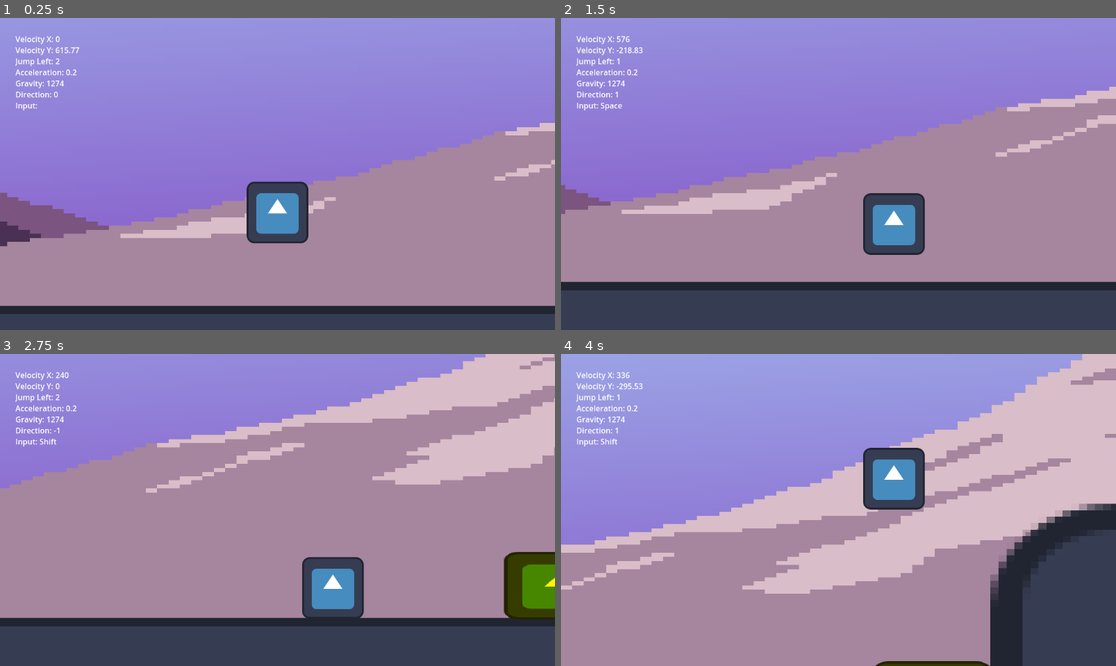
Above: before the commit, frames 1-4 (two rows, left to right).
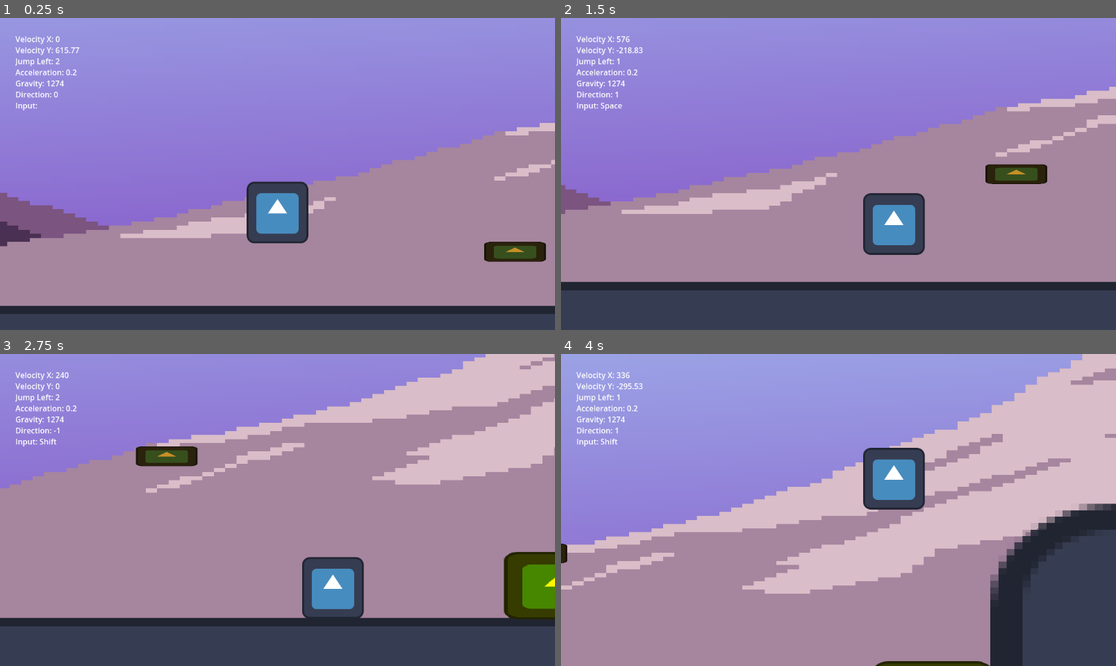
Above: after the commit, the same moments.

Repository: NxKuma/ISCS_Platformer
Game: Godot game, scene res://Scene/Main.tscn
Same seed, same stepped clock (60 frames per second), same inputs: the game is played once before the commit and once after it. The engine's default icon, where the game draws it, is replaced by a stand-in: a white triangle on a blue panel in a dark square.
Inputs:
- Up to frame 1 (0.25 s): no input
- Up to frame 2 (1.5 s): hold Shift (Run) 0.53-1.28 s; hold D (Right) from 0.53 s (still down); tap Space (Space) at 1.35 s
- Up to frame 3 (2.75 s): release D (Right) at 2.03 s; hold A (Left) from 2.03 s (still down); hold Shift (Run) from 2.03 s (still down)
- Up to frame 4 (4 s): release A (Left) at 2.78 s; release Shift (Run) at 2.78 s; hold D (Right) from 2.78 s (still down); tap Space (Space) at 2.85 s; hold Shift (Run) from 3.53 s (still down)

The runs differ from the first frame. In frame 1, 0.7% of the frame differs, in the area x 87-99%, y 71-79%; in frame 2, 0.7%; in frame 3, 0.7%, in the area x 24-36%, y 29-37%; in frame 4, less than 0.1%.

Commit message:
Moving Platforms Scene Added
instantiateable and customizable platform shapes

Diff:
--- a/Scene/Main.tscn
+++ b/Scene/Main.tscn
@@ -1,14 +1,54 @@
-[gd_scene load_steps=7 format=3 uid="uid://8ant17f7e4a3"]
+[gd_scene load_steps=11 format=3 uid="uid://8ant17f7e4a3"]
 
 [ext_resource type="Texture2D" uid="uid://5oontj5cffwx" path="res://icon.svg" id="1_fdxyj"]
 [ext_resource type="Texture2D" uid="uid://c6odb5jbbt4sp" path="res://Art/Sample Pic.png" id="1_tjqjc"]
 [ext_resource type="PackedScene" uid="uid://clrutr0or0pac" path="res://Scene/Character.tscn" id="1_vs660"]
 [ext_resource type="PackedScene" uid="uid://bwuvwpnvlh852" path="res://Scene/debug_layer.tscn" id="1_xi5u4"]
+[ext_resource type="PackedScene" uid="uid://ct75a7w4ehylb" path="res://Scene/MovingPlatform.tscn" id="5_l62ef"]
 
 [sub_resource type="RectangleShape2D" id="RectangleShape2D_brri7"]
 size = Vector2(113.691, 221.962)
 
 [sub_resource type="WorldBoundaryShape2D" id="WorldBoundaryShape2D_mkhhk"]
+
+[sub_resource type="Animation" id="Animation_ni6rf"]
+resource_name = "PlatformPath"
+length = 10.0
+loop_mode = 1
+step = 0.0
+tracks/0/type = "value"
+tracks/0/imported = false
+tracks/0/enabled = true
+tracks/0/path = NodePath(".:position")
+tracks/0/interp = 1
+tracks/0/loop_wrap = true
+tracks/0/keys = {
+"times": PackedFloat32Array(0, 3, 5, 8, 10),
+"transitions": PackedFloat32Array(1, 1, 1, 1, 1),
+"update": 0,
+"values": [Vector2(1088, 437), Vector2(1088, 169), Vector2(1088, 169), Vector2(1088, 437), Vector2(1088, 437)]
+}
+
+[sub_resource type="Animation" id="Animation_tdok4"]
+length = 0.001
+tracks/0/type = "value"
+tracks/0/imported = false
+tracks/0/enabled = true
+tracks/0/path = NodePath(".:position")
+tracks/0/interp = 1
+tracks/0/loop_wrap = true
+tracks/0/keys = {
+"times": PackedFloat32Array(0),
+"transitions": PackedFloat32Array(1),
+"update": 0,
+"values": [Vector2(1088, 437)]
+}
+
+[sub_resource type="AnimationLibrary" id="AnimationLibrary_jwsmg"]
+_data = {
+"PlatformPath": SubResource("Animation_ni6rf"),
+"RESET": SubResource("Animation_tdok4")
+}
 
 [node name="Main" type="Node2D"]
 
@@ -86,3 +126,15 @@
 
 [node name="Player" parent="." instance=ExtResource("1_vs660")]
 position = Vector2(595, 256)
+
+[node name="MovingPlatform" parent="." instance=ExtResource("5_l62ef")]
+position = Vector2(1088, 437)
+metadata/_edit_group_ = true
+
+[node name="AnimationPlayer" parent="MovingPlatform" index="2"]
+libraries = {
+"": SubResource("AnimationLibrary_jwsmg")
+}
+autoplay = "PlatformPath"
+
+[editable path="MovingPlatform"]
--- /dev/null
+++ b/Scene/MovingPlatform.tscn
@@ -0,0 +1,17 @@
+[gd_scene load_steps=2 format=3 uid="uid://ct75a7w4ehylb"]
+
+[ext_resource type="Texture2D" uid="uid://5oontj5cffwx" path="res://icon.svg" id="1_lxsj4"]
+
+[node name="MovingPlatform" type="AnimatableBody2D"]
+
+[node name="CollisionPolygon2D" type="CollisionPolygon2D" parent="."]
+modulate = Color(0.243137, 0.25098, 0.121569, 1)
+polygon = PackedVector2Array(-52, -21, 52, -21, 64, -17, 64, 17, 56, 20, -56, 20, -64, 17, -64, -17)
+
+[node name="Sprite2D" type="Sprite2D" parent="."]
+modulate = Color(0.781127, 0.560674, 0.153251, 1)
+position = Vector2(0, 3.8147e-06)
+scale = Vector2(1, 0.320313)
+texture = ExtResource("1_lxsj4")
+
+[node name="AnimationPlayer" type="AnimationPlayer" parent="."]
--- a/project.godot
+++ b/project.godot
@@ -12,75 +12,75 @@
 
 config/name="Harold Platformer"
 run/main_scene="res://Scene/Main.tscn"
-config/features=PackedStringArray("4.2", "GL Compatibility")
+config/features=PackedStringArray("4.3", "GL Compatibility")
 config/icon="res://icon.svg"
 
 [input]
 
 ui_left={
 "deadzone": 0.5,
-"events": [Object(InputEventKey,"resource_local_to_scene":fa …(174 unchanged characters)… l_keycode":0,"key_label":0,"unicode":0,"echo":false,"script":null)
+"events": [Object(InputEventKey,"resource_local_to_scene":fa …(174 unchanged characters)… l_keycode":0,"key_label":0,"unicode":0,"location":0,"echo":false,"script":null)
 , Object(InputEventJoypadButton,"resource_local_to_scene":false,"resource_name":"","device":0,"button_index":13,"pressure":0.0,"pressed":false,"script":null)
 , Object(InputEventJoypadMotion,"resource_local_to_scene":false,"resource_name":"","device":0,"axis":0,"axis_value":-1.0,"script":null)
-, Object(InputEventKey,"resource_local_to_scene":false,"reso …(162 unchanged characters)… keycode":65,"key_label":0,"unicode":97,"echo":false,"script":null)
+, Object(InputEventKey,"resource_local_to_scene":false,"reso …(162 unchanged characters)… keycode":65,"key_label":0,"unicode":97,"location":0,"echo":false,"script":null)
 ]
 }
 ui_right={
 "deadzone": 0.5,
-"events": [Object(InputEventKey,"resource_local_to_scene":fa …(174 unchanged characters)… l_keycode":0,"key_label":0,"unicode":0,"echo":false,"script":null)
+"events": [Object(InputEventKey,"resource_local_to_scene":fa …(174 unchanged characters)… l_keycode":0,"key_label":0,"unicode":0,"location":0,"echo":false,"script":null)
 , Object(InputEventJoypadButton,"resource_local_to_scene":false,"resource_name":"","device":0,"button_index":14,"pressure":0.0,"pressed":false,"script":null)
 , Object(InputEventJoypadMotion,"resource_local_to_scene":false,"resource_name":"","device":0,"axis":0,"axis_value":1.0,"script":null)
-, Object(InputEventKey,"resource_local_to_scene":false,"reso …(163 unchanged characters)… eycode":68,"key_label":0,"unicode":100,"echo":false,"script":null)
+, Object(InputEventKey,"resource_local_to_scene":false,"reso …(163 unchanged characters)… eycode":68,"key_label":0,"unicode":100,"location":0,"echo":false,"script":null)
 ]
 }
 ui_up={
 "deadzone": 0.5,
-"events": [Object(InputEventKey,"resource_local_to_scene":fa …(174 unchanged characters)… l_keycode":0,"key_label":0,"unicode":0,"echo":false,"script":null)
+"events": [Object(InputEventKey,"resource_local_to_scene":fa …(174 unchanged characters)… l_keycode":0,"key_label":0,"unicode":0,"location":0,"echo":false,"script":null)
 , Object(InputEventJoypadButton,"resource_local_to_scene":false,"resource_name":"","device":0,"button_index":11,"pressure":0.0,"pressed":false,"script":null)
 , Object(InputEventJoypadMotion,"resource_local_to_scene":false,"resource_name":"","device":0,"axis":1,"axis_value":-1.0,"script":null)
-, Object(InputEventKey,"resource_local_to_scene":false,"reso …(163 unchanged characters)… eycode":87,"key_label":0,"unicode":119,"echo":false,"script":null)
+, Object(InputEventKey,"resource_local_to_scene":false,"reso …(163 unchanged characters)… eycode":87,"key_label":0,"unicode":119,"location":0,"echo":false,"script":null)
 ]
 }
 ui_down={
 "deadzone": 0.5,
-"events": [Object(InputEventKey,"resource_local_to_scene":fa …(174 unchanged characters)… l_keycode":0,"key_label":0,"unicode":0,"echo":false,"script":null)
+"events": [Object(InputEventKey,"resource_local_to_scene":fa …(174 unchanged characters)… l_keycode":0,"key_label":0,"unicode":0,"location":0,"echo":false,"script":null)
 , Object(InputEventJoypadButton,"resource_local_to_scene":false,"resource_name":"","device":0,"button_index":12,"pressure":0.0,"pressed":false,"script":null)
 , Object(InputEventJoypadMotion,"resource_local_to_scene":false,"resource_name":"","device":0,"axis":1,"axis_value":1.0,"script":null)
-, Object(InputEventKey,"resource_local_to_scene":false,"reso …(163 unchanged characters)… eycode":83,"key_label":0,"unicode":115,"echo":false,"script":null)
+, Object(InputEventKey,"resource_local_to_scene":false,"reso …(163 unchanged characters)… eycode":83,"key_label":0,"unicode":115,"location":0,"echo":false,"script":null)
 ]
 }
 Left={
 "deadzone": 0.5,
-"events": [Object(InputEventKey,"resource_local_to_scene":fa …(171 unchanged characters)… keycode":65,"key_label":0,"unicode":97,"echo":false,"script":null)
-, Object(InputEventKey,"resource_local_to_scene":false,"reso …(166 unchanged characters)… ode":4194319,"key_label":0,"unicode":0,"echo":false,"script":null)
+"events": [Object(InputEventKey,"resource_local_to_scene":fa …(171 unchanged characters)… keycode":65,"key_label":0,"unicode":97,"location":0,"echo":false,"script":null)
+, Object(InputEventKey,"resource_local_to_scene":false,"reso …(166 unchanged characters)… ode":4194319,"key_label":0,"unicode":0,"location":0,"echo":false,"script":null)
 ]
 }
 Right={
 "deadzone": 0.5,
-"events": [Object(InputEventKey,"resource_local_to_scene":fa …(172 unchanged characters)… eycode":68,"key_label":0,"unicode":100,"echo":false,"script":null)
-, Object(InputEventKey,"resource_local_to_scene":false,"reso …(166 unchanged characters)… ode":4194321,"key_label":0,"unicode":0,"echo":false,"script":null)
+"events": [Object(InputEventKey,"resource_local_to_scene":fa …(172 unchanged characters)… eycode":68,"key_label":0,"unicode":100,"location":0,"echo":false,"script":null)
+, Object(InputEventKey,"resource_local_to_scene":false,"reso …(166 unchanged characters)… ode":4194321,"key_label":0,"unicode":0,"location":0,"echo":false,"script":null)
 ]
 }
 Up={
 "deadzone": 0.5,
-"events": [Object(InputEventKey,"resource_local_to_scene":fa …(172 unchanged characters)… eycode":87,"key_label":0,"unicode":119,"echo":false,"script":null)
-, Object(InputEventKey,"resource_local_to_scene":false,"reso …(166 unchanged characters)… ode":4194320,"key_label":0,"unicode":0,"echo":false,"script":null)
+"events": [Object(InputEventKey,"resource_local_to_scene":fa …(172 unchanged characters)… eycode":87,"key_label":0,"unicode":119,"location":0,"echo":false,"script":null)
+, Object(InputEventKey,"resource_local_to_scene":false,"reso …(166 unchanged characters)… ode":4194320,"key_label":0,"unicode":0,"location":0,"echo":false,"script":null)
 ]
 }
 Down={
 "deadzone": 0.5,
-"events": [Object(InputEventKey,"resource_local_to_scene":fa …(172 unchanged characters)… eycode":83,"key_label":0,"unicode":115,"echo":false,"script":null)
-, Object(InputEventKey,"resource_local_to_scene":false,"reso …(166 unchanged characters)… ode":4194322,"key_label":0,"unicode":0,"echo":false,"script":null)
+"events": [Object(InputEventKey,"resource_local_to_scene":fa …(172 unchanged characters)… eycode":83,"key_label":0,"unicode":115,"location":0,"echo":false,"script":null)
+, Object(InputEventKey,"resource_local_to_scene":false,"reso …(166 unchanged characters)… ode":4194322,"key_label":0,"unicode":0,"location":0,"echo":false,"script":null)
 ]
 }
 Space={
 "deadzone": 0.5,
-"events": [Object(InputEventKey,"resource_local_to_scene":fa …(171 unchanged characters)… keycode":32,"key_label":0,"unicode":32,"echo":false,"script":null)
+"events": [Object(InputEventKey,"resource_local_to_scene":fa …(171 unchanged characters)… keycode":32,"key_label":0,"unicode":32,"location":0,"echo":false,"script":null)
 ]
 }
 Run={
 "deadzone": 0.5,
-"events": [Object(InputEventKey,"resource_local_to_scene":fa …(175 unchanged characters)… ode":4194325,"key_label":0,"unicode":0,"echo":false,"script":null)
+"events": [Object(InputEventKey,"resource_local_to_scene":fa …(175 unchanged characters)… ode":4194325,"key_label":0,"unicode":0,"location":0,"echo":false,"script":null)
 ]
 }
 
